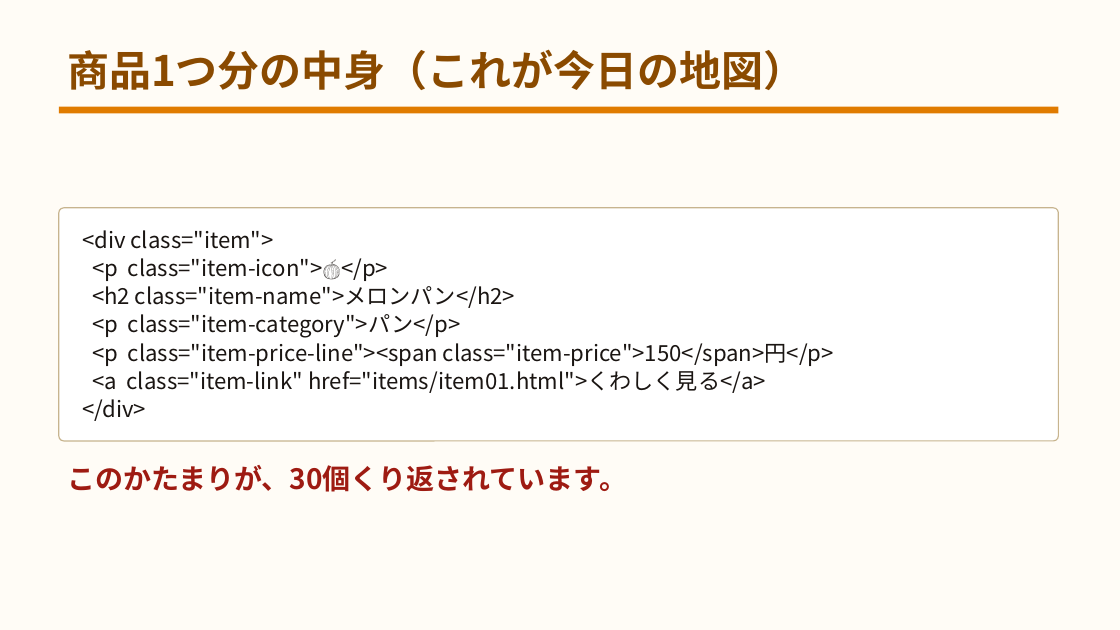
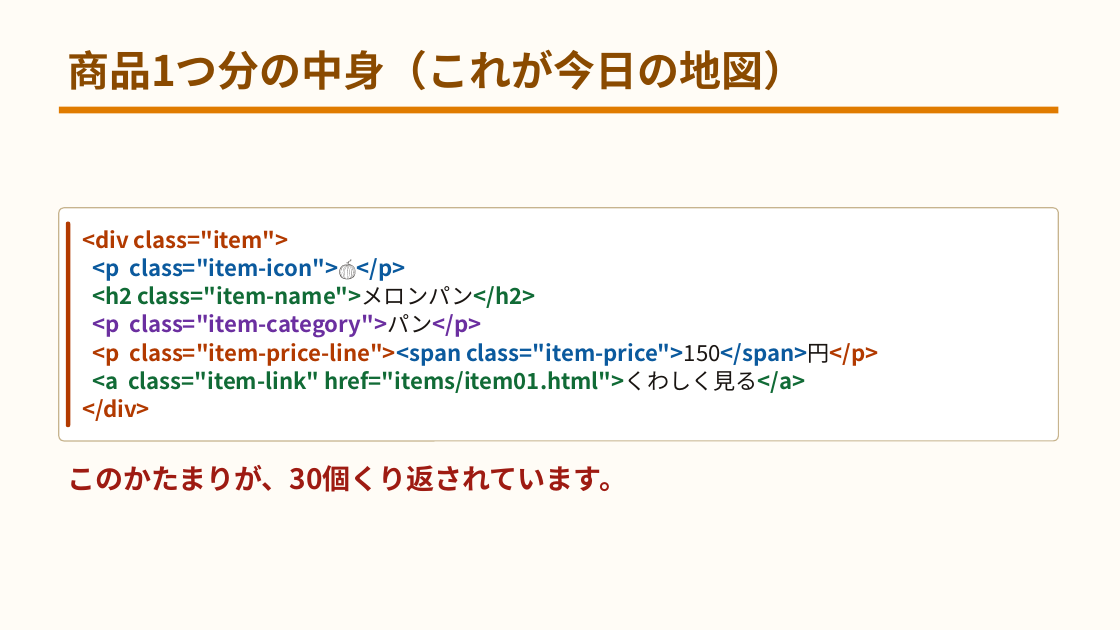
Before and after one commit to yuracode/isshop, a slide deck: slide 18 of docs/slides.pptx. Drawn at 1120x630 pixels with LibreOffice and Linux fonts; fonts in the diff are those of the drawing. Boxes give left, top, right and bottom in pixels: in the first picture for what was removed or moved away, otherwise in the second. Text is boxed around its words. In the diff, an @@ line names an element or a change of style, - is before the commit and + after.

```diff
--- a/docs/slides.pptx
+++ b/docs/slides.pptx
@@ rounded rectangle added at (66,222,70,427), fill #B23A00, outline #B23A00 1 pt @@
@@ text "<div class="item">" at (82,230,878,421): text colour #1A1512 to #B23A00 in "<div class="item">", "<p class="item-price-line"><span class="item-price">150</spa ...", "</div>"; bold on; text colour #1A1512 to #0B5A9E in "<p class="item-icon">🍈</p>", "class="item-price-line"><span class="item-price">150</span>円 ..."; text colour #1A1512 to #116B36 in "<h2 class="item-name">メロンパン</h2>", "<a class="item-link" href="items/item01.html">くわしく見る</a>"; text colour #1A1512 to #6B2FA0 in "<p class="item-category">パン</p>" @@
```
Also in this commit, not shown: 8 other slides changed, 2 other files.
